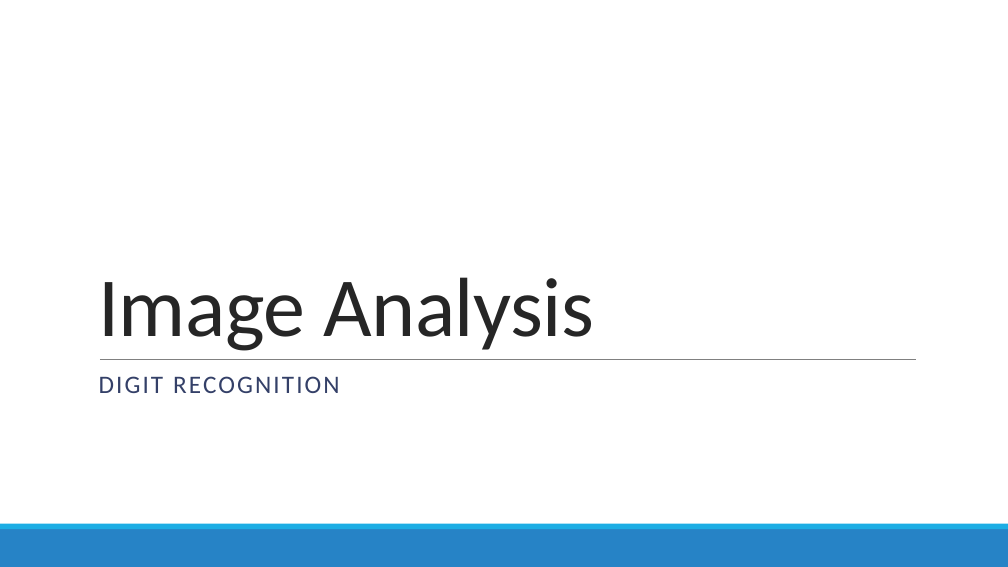
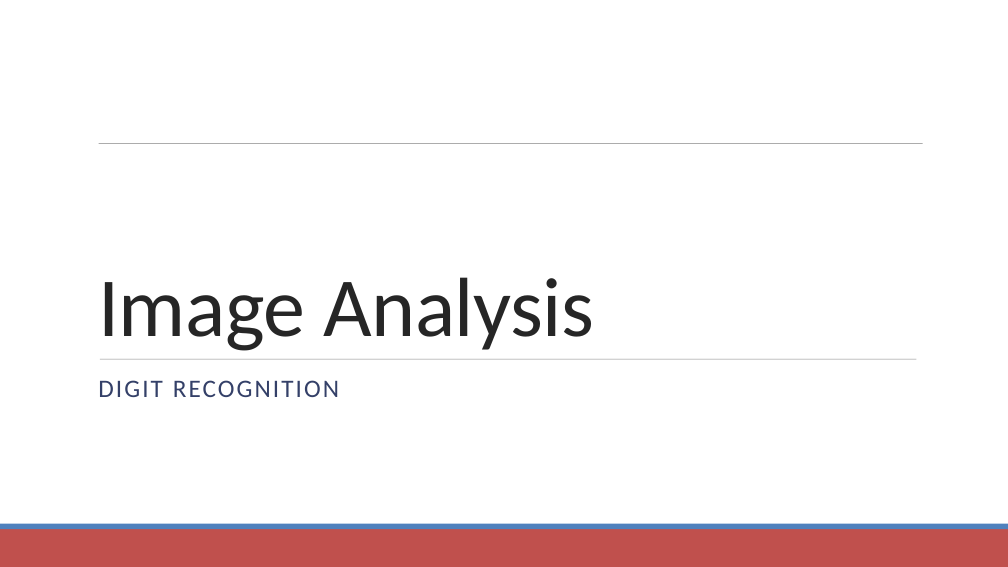
Before and after one commit to datascience-mobi/project-03-group-01, a slide deck: slide 1 of Vortrag1.pptx. Drawn at 1008x567 pixels with LibreOffice and Linux fonts; fonts in the diff are those of the drawing. Boxes give left, top, right and bottom in pixels: in the first picture for what was removed or moved away, otherwise in the second. Text is boxed around its words. In the diff, an @@ line names an element or a change of style, - is before the commit and + after.

```diff
--- a/Vortrag1.pptx
+++ b/Vortrag1.pptx
@@ line added from (99, 144) to (923, 144), #808080 0.51 pt @@
@@ line (100, 359) - (917, 359): stroke #808080 0.5 pt to #808080 0.51 pt @@
@@ text "DIGIT RECOGNITION" at box(98, 380, 339, 397): line spacing 0.9 to 1; less space between paragraphs @@
@@ rectangle at box(0, 529, 1008, 567): fill #2683C6 to #C0504D @@
@@ rectangle at box(0, 524, 1008, 529): fill #1CADE4 to #4F81BD @@
```
Also in this commit, not shown: 8 other slides changed.
